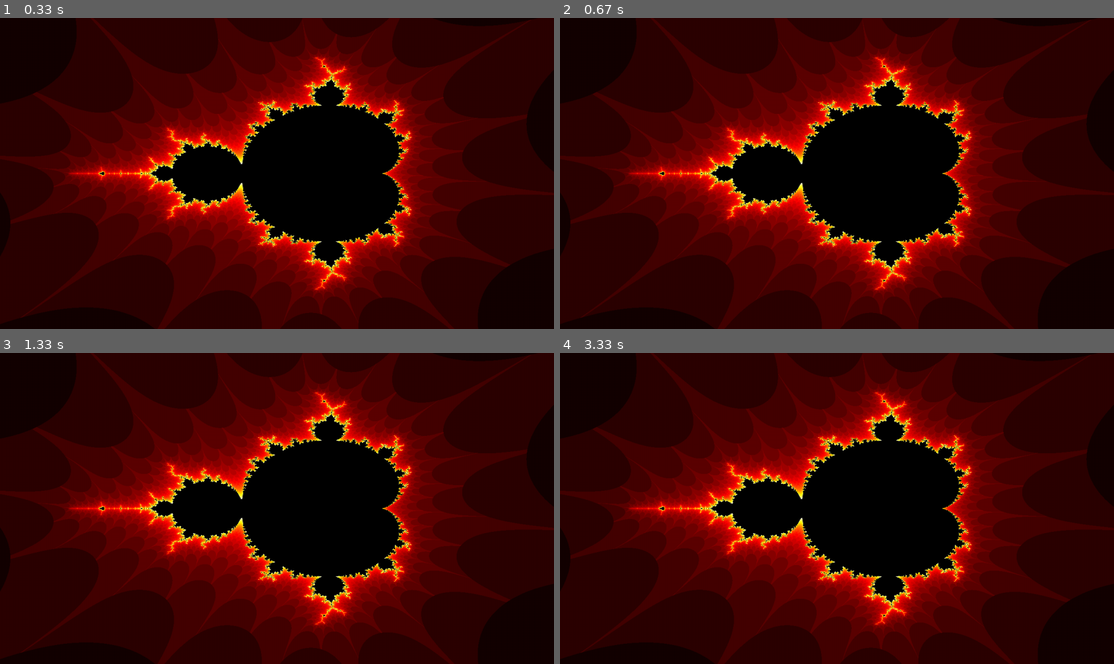
Above: before the commit, frames 1-4 (two rows, left to right).
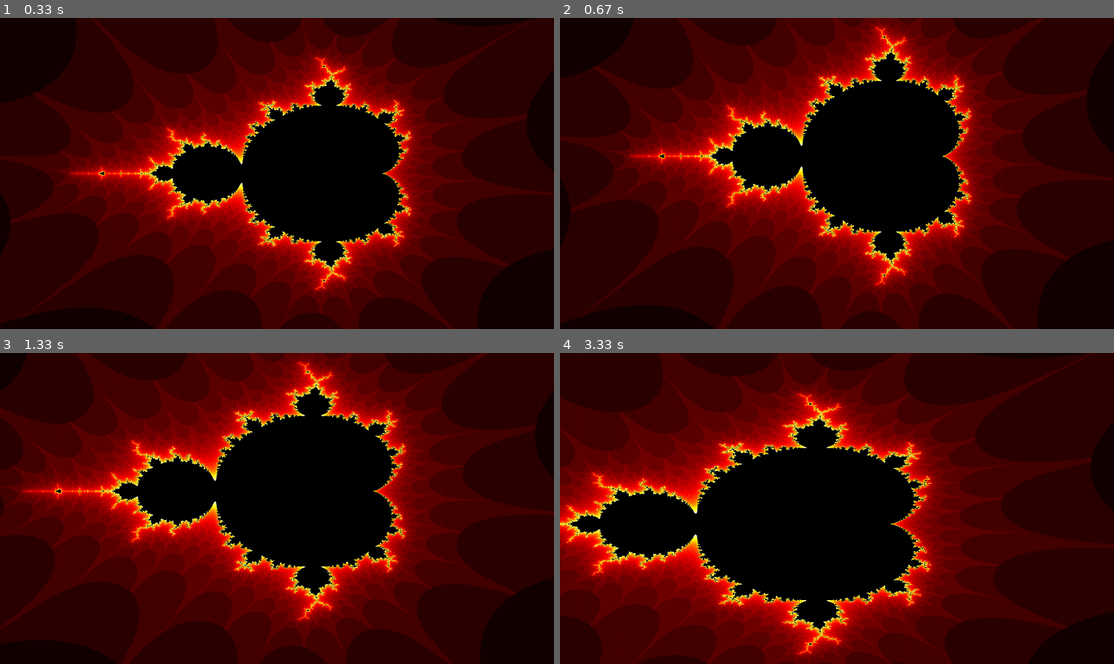
Above: after the commit, the same moments.

Repository: DatHydroGuy/CodingTrain
Game: pygame game, started from Python/fractals/mandelbrot_GL.py
The game is run twice, just before and just after one commit, with the same random seed, the same clock (stepped at 60 frames per second) and the same inputs.
Inputs:
- Up to frame 1 (0.33 s): no input
- Up to frame 2 (0.67 s): tap 2 at 0.33 s
- Up to frame 3 (1.33 s): hold 1 0.67-1.13 s; hold Right 0.67-1.13 s; tap 3 at 1.17 s
- Up to frame 4 (3.33 s): tap 5 at 1.5 s; hold Right 1.83-2.3 s; hold Up 2.33-2.63 s; hold Right 2.67-3.13 s; hold Left from 3.17 s (still down)

Frame 1 is identical in both runs. In frame 2, 23% of the frame differs, in the area x 0-100%, y 0-98%; in frame 3, 31%; in frame 4, 49%, in the area x 0-100%, y 0-100%.

Commit message:
Added ability to zoom in/out to mandelbrot fragment shader

Diff:
--- a/Python/fractals/mandelbrot_GL.py
+++ b/Python/fractals/mandelbrot_GL.py
@@ -55,7 +55,7 @@
     return vertex_array_object
 
 
-def display(shader, vertex_array_object, data_for_gpu):
+def display(shader, vertex_array_object, data_for_gpu, real_min, real_max, imag_min, imag_max):
     glClear(GL_COLOR_BUFFER_BIT | GL_DEPTH_BUFFER_BIT)
     glUseProgram(shader)
 
@@ -63,6 +63,17 @@
     glUniform1f(screen_width_loc, SCREEN_WIDTH)
     screen_height_loc = glGetUniformLocation(shader, "screen_height")
     glUniform1f(screen_height_loc, SCREEN_HEIGHT)
+
+    real_min_loc = glGetUniformLocation(shader, "real_min")
+    glUniform1f(real_min_loc, real_min)
+    real_max_loc = glGetUniformLocation(shader, "real_max")
+    glUniform1f(real_max_loc, real_max)
+
+    imag_min_loc = glGetUniformLocation(shader, "imag_min")
+    glUniform1f(imag_min_loc, imag_min)
+    imag_max_loc = glGetUniformLocation(shader, "imag_max")
+    glUniform1f(imag_max_loc, imag_max)
+
     colour_map_loc = glGetUniformLocation(shader, "colour_map")
     glUniform3fv(colour_map_loc, int(len(data_for_gpu) / 3), data_for_gpu)
 
@@ -96,6 +107,13 @@
     col_map = reds + yellows + whites
     colour_map = numpy.array(col_map, dtype=numpy.float32)
 
+    x_min = -2.5
+    x_max = 1.5
+    y_min = -1.5
+    y_max = 1.5
+    x_zoom = (x_max - x_min) * 0.1
+    y_zoom = (y_max - y_min) * 0.1
+
     clock = pygame.time.Clock()
 
     while True:
@@ -103,10 +121,29 @@
         for event in pygame.event.get():
             if event.type == pygame.QUIT:
                 return
-            if event.type == pygame.KEYUP and event.key == pygame.K_ESCAPE:
-                return
+            if event.type == pygame.KEYUP:
+                if event.key == pygame.K_ESCAPE:
+                    return
+                elif event.key == pygame.K_LEFT:
+                    x_min -= x_zoom
+                elif event.key == pygame.K_RIGHT:
+                    x_min += x_zoom
+                elif event.key == pygame.K_UP:
+                    y_min += y_zoom
+                elif event.key == pygame.K_DOWN:
+                    y_min -= y_zoom
+                elif event.key == pygame.K_KP1:
+                    x_max -= x_zoom
+                elif event.key == pygame.K_KP3:
+                    x_max += x_zoom
+                elif event.key == pygame.K_KP5:
+                    y_max += y_zoom
+                elif event.key == pygame.K_KP2:
+                    y_max -= y_zoom
+            x_zoom = (x_max - x_min) * 0.1
+            y_zoom = (y_max - y_min) * 0.1
 
-        display(shader, vertex_array_object, colour_map)
+        display(shader, vertex_array_object, colour_map, x_min, x_max, y_min, y_max)
         pygame.display.set_caption("FPS: %.2f" % clock.get_fps())
         pygame.display.flip()
 
--- a/Python/fractals/shaders/mandelbrot.frag
+++ b/Python/fractals/shaders/mandelbrot.frag
@@ -2,6 +2,10 @@
 precision highp float;
 uniform float screen_width;
 uniform float screen_height;
+uniform float real_min;
+uniform float real_max;
+uniform float imag_min;
+uniform float imag_max;
 uniform vec3 colour_map[193];
 
 float my_abs(float x) {
@@ -19,8 +23,8 @@
     int num_iterations = 0;
     float col = 0.0;
 
-    float z_real = map(gl_FragCoord.x, 0, screen_width, -2.5, 1.5);
-    float z_imag = map(gl_FragCoord.y, 0, screen_height, -1.5, 1.5);
+    float z_real = map(gl_FragCoord.x, 0, screen_width, real_min, real_max);
+    float z_imag = map(gl_FragCoord.y, 0, screen_height, imag_min, imag_max);
 
 
     float c_real = z_real;
